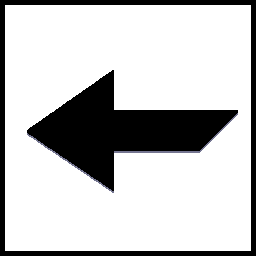
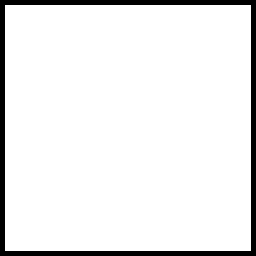
The second 256 x 256 image is a revision of the first. Changes to its layers:
moved "Layer 24" into group "Go back" over [27, 70, 238, 191]
moved "Layer 25" into group "Go back" over [27, 72, 238, 193]
renamed "Layer 0" to "Border", painted on it over [27, 70, 238, 193]
added layer "Blank" above "Red" over [27, 70, 238, 193]
